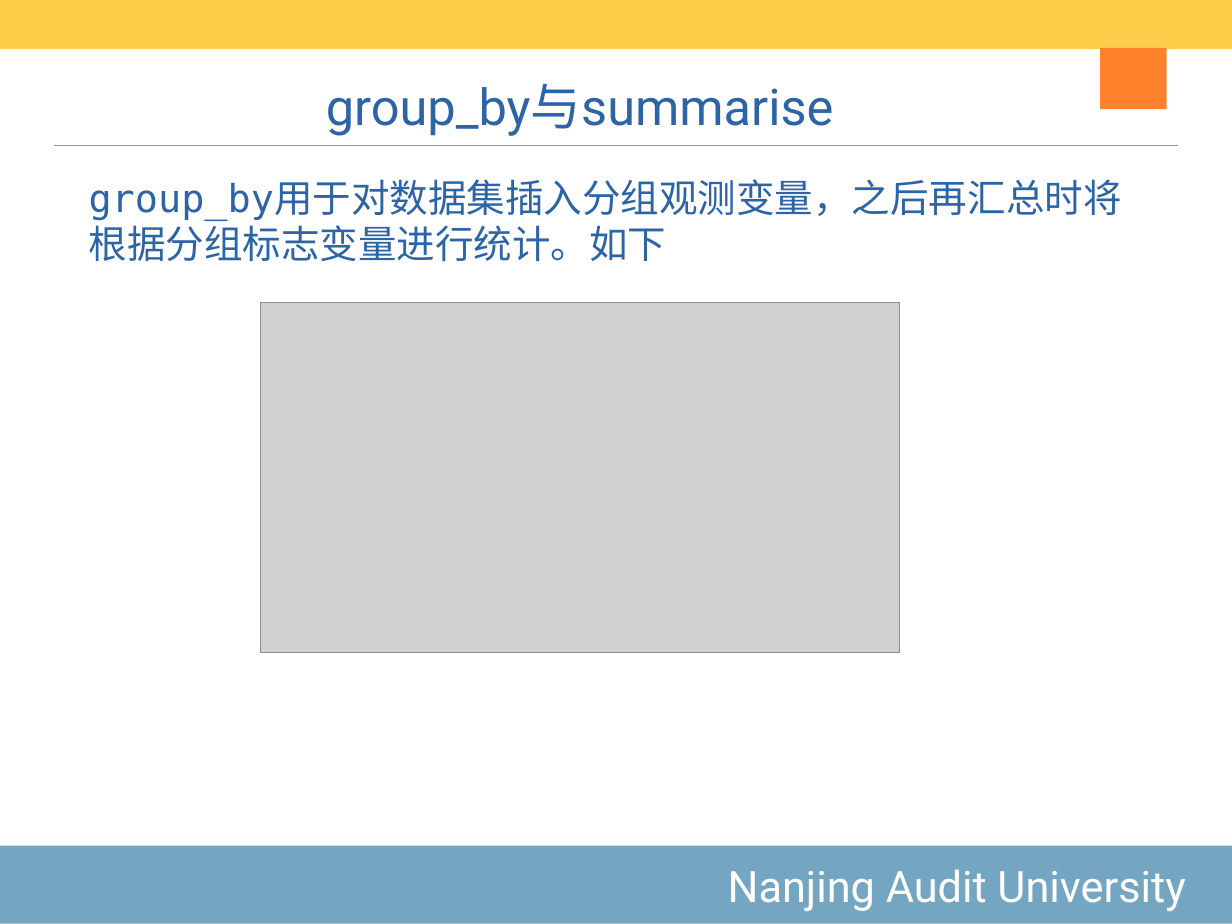
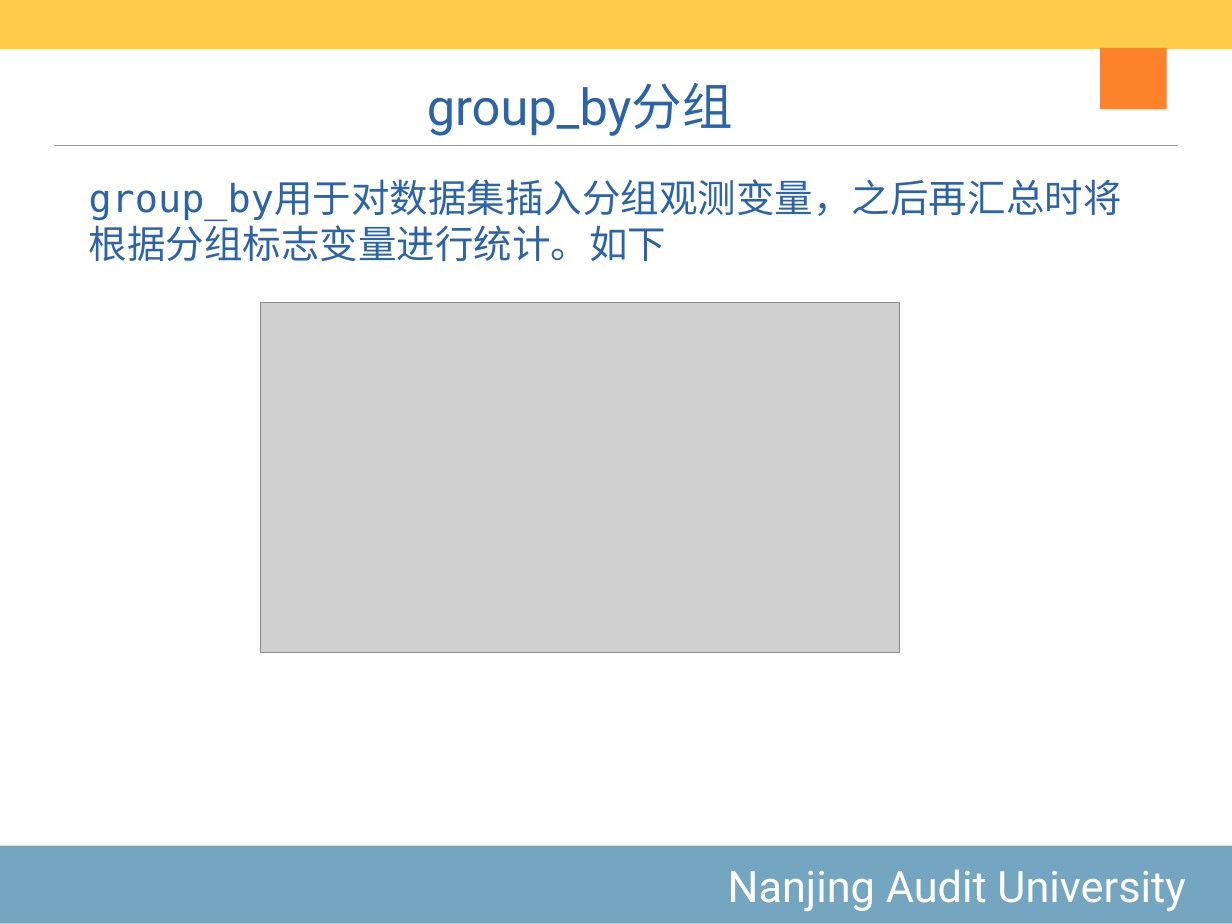
Before and after one commit to exoplanetX/DataAnalytics, a slide deck: slide 34 of 2020-4-数据框变量.pptx (slide 21 before the commit). Drawn at 1232x924 pixels with LibreOffice and Linux fonts; fonts in the diff are those of the drawing; grey boxes stand for pictures. Boxes give left, top, right and bottom in pixels: in the first picture for what was removed or moved away, otherwise in the second. Text is boxed around its words. In the diff, an @@ line names an element or a change of style, - is before the commit and + after.

```diff
--- a/2020-4-数据框变量.pptx
+++ b/2020-4-数据框变量.pptx
@@ title at (427,83,733,136): text changed @@
-group_by与summarise
+group_by分组
```
Also in this commit, not shown: 11 other slides changed, 3 slides added, 5 other files.
